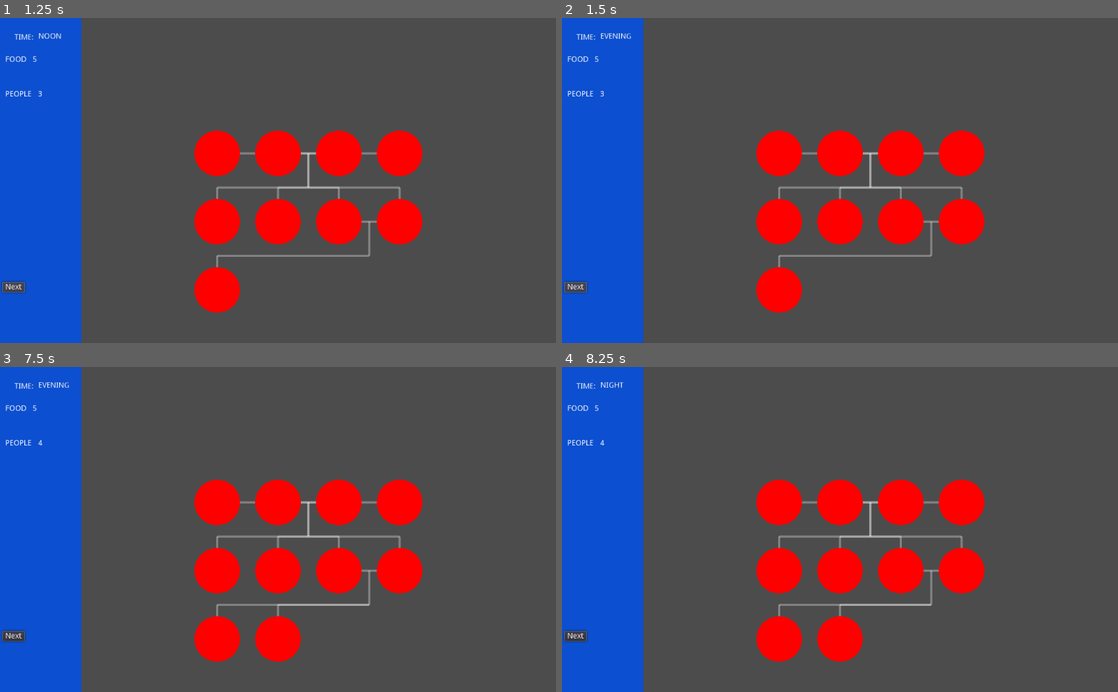
Above: before the commit, frames 1-4 (two rows, left to right).
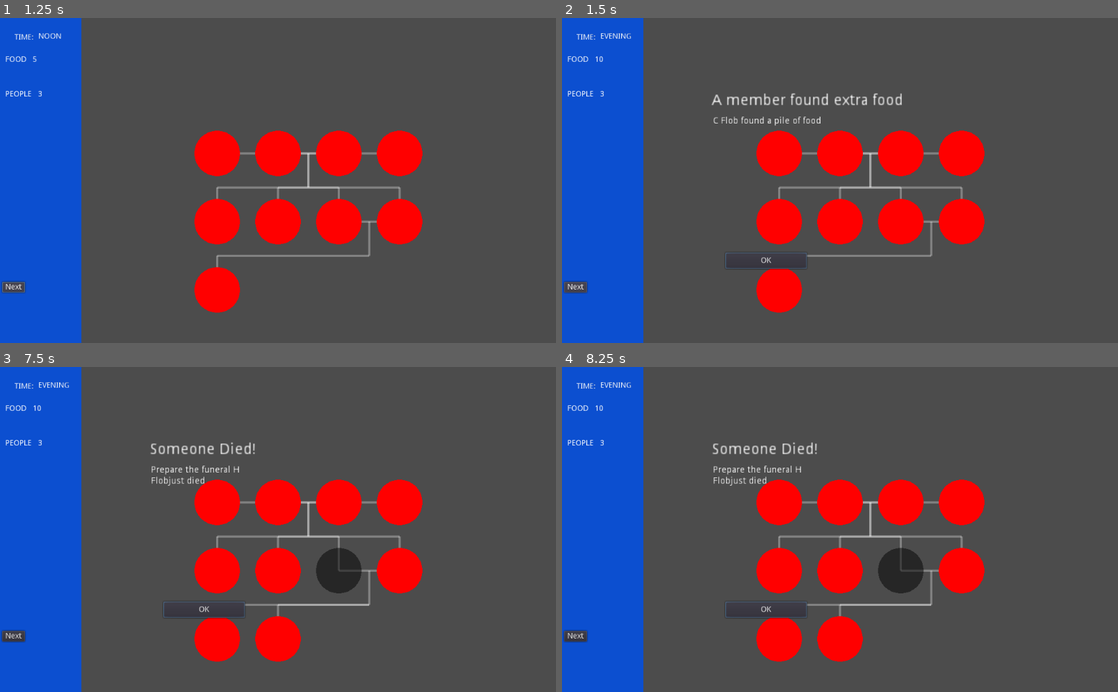
Above: after the commit, the same moments.

Repository: pmoco/GGJ23-FlipFlop_Gene
Game: Godot game, scene res://scenes/test.tscn
Two runs of this game, one before a commit and one after it. Both use one fixed random seed, a clock stepped at 60 frames per second and the inputs below.
Inputs (mouse positions are in pixels of both pictures, inside the frame that each line leads up to):
- Up to frame 1 (1.25 s): click "Next" at 0.5 s
- Up to frame 2 (1.5 s): click "Next" at 1.25 s
- Up to frame 3 (7.5 s): click (205, 610) at 2 s, where only the run after the commit has a clickable "OK"; click (205, 610) at 2.75 s, where only the run after the commit has a clickable "OK"; click "Next" at 3.5 s; tap Enter at 4.25, 6.5 s; move the mouse to (250, 594) at 4.27 s; click (250, 594) at 4.42 s; click "OK" at 5 s; tap Space at 5.75, 7.25 s; move the mouse to (444, 578) at 5.77 s; click (444, 578) at 5.92 s; move the mouse to (111, 480) at 6.52 s; click (111, 480) at 6.67 s; move the mouse to (305, 529) at 7.27 s; click (305, 529) at 7.42 s
- Up to frame 4 (8.25 s): tap Enter at 8 s; move the mouse to (756, 448) at 8.02 s; click (756, 448) at 8.17 s

Frame 1 is identical in both runs. In frame 2, 0.8% of the frame differs, in the area x 0-62%, y 11-85%; in frame 3, 1.6%; in frame 4, 1.7%, in the area x 0-66%, y 4-85%.
Error before the commit: Invalid call. Nonexistent function 'getTaskEvent' in base 'Node (Event_manager.gd)'. (res://scripts/states/Evening.gd:14)

Commit message:
Update event conditions

Diff:
--- a/Event_manager.gd
+++ b/Event_manager.gd
@@ -18,6 +18,7 @@
 
 var rdmEventList =[StrangerFound.new() , DiedEvent.new(), SickEvent.new(), MarryEvent.new(), HaveChildEvent.new()]
 var DayEventList =[StrangerFound.new() , DiedEvent.new(),ExtrafoodEvent.new(),WoundedEvent.new()]
+#DayEventList =[DiedEvent.new()]
 #var rdmEventList =[StrangerFound.new(),MarryEvent.new() ]
 
 func getNightEvent(_scene) -> Event:
--- a/scripts/Events/DiedEvent.gd
+++ b/scripts/Events/DiedEvent.gd
@@ -4,7 +4,8 @@
 func triggerEvent(scene) :
 	var age_number = randi() % 100
 	var age
-	if(age_number <30):
+	print(age_number)
+	if(age_number <25):
 		age = Character.AGE.CHILD
 	elif(  age_number < 50):
 		age = Character.AGE.ADULT #20%
@@ -12,8 +13,9 @@
 		age = Character.AGE.ELDER
 	var list_characters = scene.graph_holder.get_characters_by_age (age)
 	var character_to_kill: Character = list_characters[randi() % list_characters.size()] # TODO select random
-	if(!character_to_kill.is_alive):
-		return
+	if !character_to_kill.is_alive:
+		print(character_to_kill.is_alive)
+		return -1
 	self.title = "Someone Died!"
 	self.text = "Prepare the funeral "+character_to_kill.first_name+" " +character_to_kill.last_name+ "just died"
 
@@ -23,6 +25,7 @@
 	self.photoPath = "//"
 
 	character_to_kill.is_alive = false
+	return 0
 #	scene.graph_holder
 	#var stranger = Character.new()
 	#stranger.first_name = StrangerFirstName
--- a/scripts/Events/ExtrafoodEvent.gd
+++ b/scripts/Events/ExtrafoodEvent.gd
@@ -15,3 +15,4 @@
 
 	self.eventName =  "ThisisanextrafoodEvent"
 	self.photoPath = "//"
+	return 0
--- a/scripts/Events/HaveChildEvent.gd
+++ b/scripts/Events/HaveChildEvent.gd
@@ -11,7 +11,7 @@
 	var list_characters = scene.graph_holder.get_characters_by_age (Character.AGE.ADULT)
 	var character: Character = list_characters[randi() % list_characters.size()] # TODO select random
 	if(!character.is_alive):
-		return
+		return -1
 	while(i<50 and !is_instance_valid(character.partner) ):
 		i=i+1
 		if (is_instance_valid(character.partner)):
@@ -35,3 +35,5 @@
 	baby.is_child_of(character)
 	baby.is_child_of(character.partner)
 	scene.graph_holder.add_character(baby)
+
+	return 0
--- a/scripts/Events/MarryEvent.gd
+++ b/scripts/Events/MarryEvent.gd
@@ -11,9 +11,9 @@
 		return
 
 	if is_instance_valid(character1.partner):
-		return
+		return -1
 	if is_instance_valid(character2.partner):
-		return
+		return -1
 	self.title = character1.first_name+" " +character1.last_name+" as Married with "+character2.first_name+" " +character2.last_name
 	self.text = "Prepare the wedding love is in the air"
 
@@ -25,4 +25,4 @@
 #	scene.graph_holder
 	character1.marry(character2)
 
-	var baby = Character.new()
+	return 0
--- a/scripts/Events/SickEvent.gd
+++ b/scripts/Events/SickEvent.gd
@@ -5,20 +5,25 @@
 	var age
 	if(age_number <30):
 		age = Character.AGE.CHILD
-	elif(30 <= age_number and  age_number<50):
-		age = Character.AGE.ADULT
-	elif(50 <= age_number):
+	elif(  age_number < 50):
+		age = Character.AGE.ADULT #20%
+	else: #49%
 		age = Character.AGE.ELDER
 	var list_characters = scene.graph_holder.get_characters_by_age (age)
 	var character_to_kill: Character = list_characters[randi() % list_characters.size()] # TODO select random
 	if(!character_to_kill.is_alive):
-		return
+		return -1
+	if(character_to_kill.status != Character.STATUS.HEALTHY):
+		self.title = "Fatal Sickness"
+		self.text = character_to_kill.first_name+" " +character_to_kill.last_name+ " wasn't healthy and died of sickness"
+		character_to_kill.is_alive = false
 
-	#get character
-	self.title = "Sickness in the family"
-	self.text = character_to_kill.first_name+" " +character_to_kill.last_name+ " got sick"
+	else:
+		self.title = "Sickness in the family"
+		self.text = character_to_kill.first_name+" " +character_to_kill.last_name+ " got sick"
 
 	self.eventName =  "ThisisaSickEvent"
 	self.photoPath = "//"
 
+	return 0
 	#Change character state
--- a/scripts/Events/StrangerFoundEvent.gd
+++ b/scripts/Events/StrangerFoundEvent.gd
@@ -22,3 +22,4 @@
 	stranger.age = Character.AGE.ADULT
 	stranger.status = Character.STATUS.HEALTHY
 	scene.graph_holder.add_character(stranger)
+	return 0
--- a/scripts/Events/WoundedEvent.gd
+++ b/scripts/Events/WoundedEvent.gd
@@ -5,20 +5,25 @@
 	var age
 	if(age_number <20):
 		age = Character.AGE.CHILD
-	elif(20 <= age_number and  age_number<70):
-		age = Character.AGE.ADULT
-	elif(70 <= age_number):
+	elif(  age_number < 70):
+		age = Character.AGE.ADULT #20%
+	else: #49%
 		age = Character.AGE.ELDER
 	var list_characters = scene.graph_holder.get_characters_by_age (age)
 	var character_to_kill: Character = list_characters[randi() % list_characters.size()] # TODO select random
 	if(!character_to_kill.is_alive):
-		return
-
+		return -1
 	#get character
-	self.title = "A member hurt itself"
-	self.text = character_to_kill.first_name+" " +character_to_kill.last_name+ " got injured"
+	if(character_to_kill.status != Character.STATUS.HEALTHY):
+		self.title = "Fatal Wound"
+		self.text = character_to_kill.first_name+" " +character_to_kill.last_name+ " wasn't healthy and got wounded and couldn't make it"
+		character_to_kill.is_alive = false
+	else:
+		self.title = "A member hurt itself"
+		self.text = character_to_kill.first_name+" " +character_to_kill.last_name+ " got injured"
 
 	self.eventName =  "ThisisawoundedEvent"
 	self.photoPath = "//"
+	return 0
 
 	#Change character state
--- a/scripts/states/Evening.gd
+++ b/scripts/states/Evening.gd
@@ -10,16 +10,17 @@
 
 
 func run(scene) ->void :
+	var flag
 	print("am Running %s"  % nameState)
-	var event  =  scene.eventManager.getTaskEvent(scene)
+	var event  =  scene.eventManager.getDayEvent(scene)
 
 	print(event.eventName)
 
 
-	event.triggerEvent( scene)
-
-	var eventWindow = scene.EventWindow
-	eventWindow.open(event.title , event.text, event.photoPath)
+	flag = event.triggerEvent( scene)
+	if flag == 0:
+		var eventWindow = scene.EventWindow
+		eventWindow.open(event.title , event.text, event.photoPath)
 
 # Called every frame. 'delta' is the elapsed time since the previous frame.
 #func _process(delta):
--- a/scripts/states/Morning.gd
+++ b/scripts/states/Morning.gd
@@ -10,17 +10,20 @@
 
 
 func run(scene) ->void :
+	var flag
 	scene.days = scene.days +1
 	print("_______________NEW DAY %s______________"%scene.days)
 	var event  =  scene.eventManager.getNightEvent(scene)
-
-	print(event.eventName)
+	if event != null:
+		print(event.eventName)
 
 
-	event.triggerEvent( scene)
 
-	var eventWindow = scene.EventWindow
-	eventWindow.open(event.title , event.text, event.photoPath)
+	flag = event.triggerEvent( scene)
+	if flag != null:
+		var eventWindow = scene.EventWindow
+		eventWindow.open(event.title , event.text, event.photoPath)
+
 	# 	var event = scene.eventManager.GetNightEvent()
 	#  	event.show()
 	#	event.run(scene)
